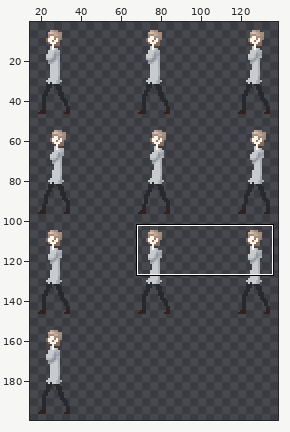
File history of a sprite sheet, Assets/Animation/Sprite/Selma/Shot_upper.png. The picture above shows the old version from afar; the outline marks the close-up.
Close-up. Earlier state:
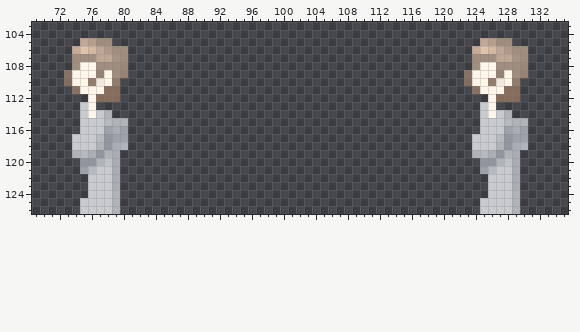
The file is 150x200 pixels. Colours within 5 levels of each other are drawn and written as one. Shown: x 69..135, y 103..126. The wide view leaves out empty margins. The commit also changed other parts of the picture, which this record leaves out.
New version:
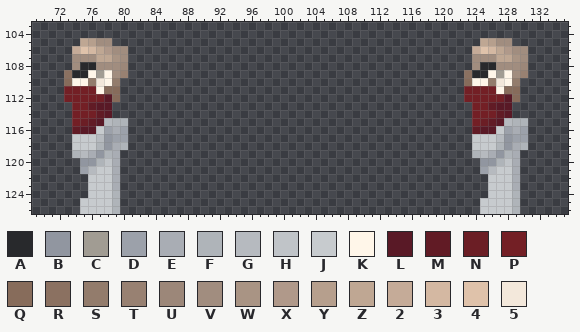
Palette (. is transparent): A #28292c  B #9196a0  C #a19c93  D #9ca1aa  E #a9adb4  F #afb4b9  G #b6babf  H #c0c4c8  J #c7cbce  K #fff6e9  L #591926  M #611b25  N #6b1e25  P #731f25  Q #876c5b  R #8b7161  S #937c6c  T #988172  U #9c8779  V #a18d7f  W #a99484  X #b0998a  Y #b69f8d  Z #bfa793  2 #c5ab98  3 #d4b8a2  4 #dfc2aa  5 #f3e8db
Edits made:
Changed rows in their new state; - is an unchanged pixel.
first column x 73:
108 --AA------------------------------------------------AA--
109 -AA-C----------------------------------------------AA-C-
111 PPPP----------------------------------------------PPPP--
112 PPPPPL--------------------------------------------PPPPPL
113 -PPMLL---------------------------------------------PPMLL
114 -PPPML---------------------------------------------PPPML
115 -PNML----------------------------------------------PNML-
116 -MLL-----------------------------------------------MLL--
Boxes around the changes in both close-ups, in picture pixels (x1, y1, x2, y2):
changed: (64, 62, 112, 134)
changed: (464, 62, 512, 134)
